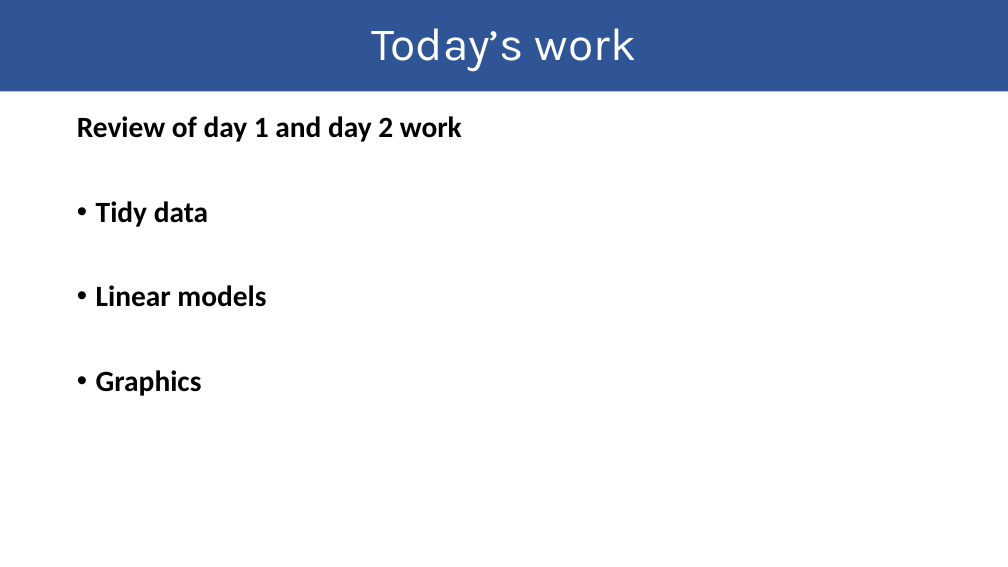
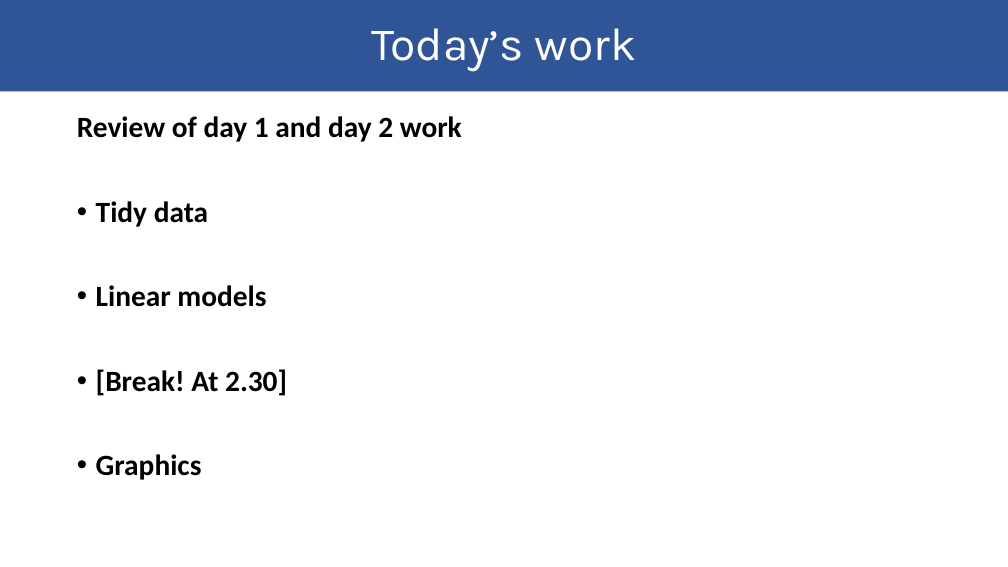
Before and after one commit to telatin/R_for_Statistics, a slide deck: slide 2 of docs/day3_data_lm.pptx. Drawn at 1008x567 pixels with LibreOffice and Linux fonts; fonts in the diff are those of the drawing. Boxes give left, top, right and bottom in pixels: in the first picture for what was removed or moved away, otherwise in the second. Text is boxed around its words. In the diff, an @@ line names an element or a change of style, - is before the commit and + after.

```diff
--- a/docs/day3_data_lm.pptx
+++ b/docs/day3_data_lm.pptx
@@ text at (x1=96, y1=369, x2=287, y2=396): paragraph added @@
+• [Break! At 2.30]
```
Also in this commit, not shown: 1 slide added, 2 other files.
